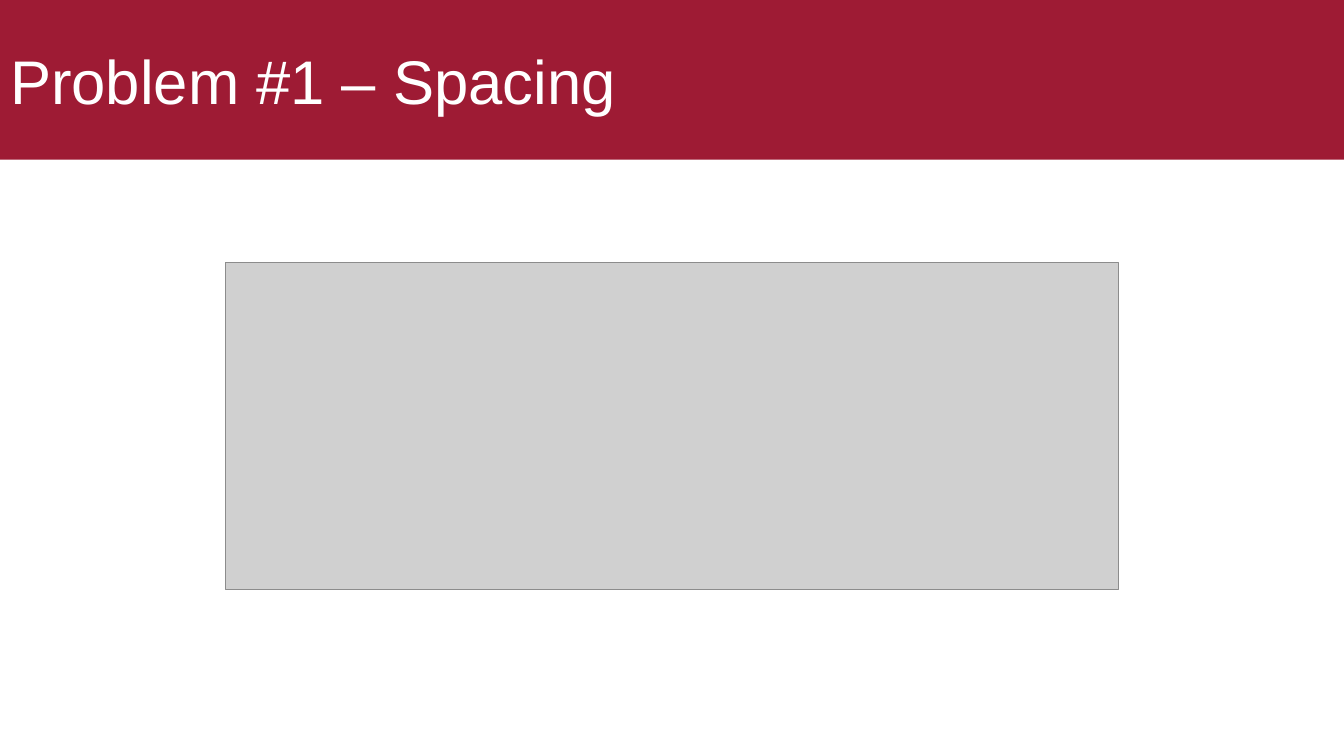
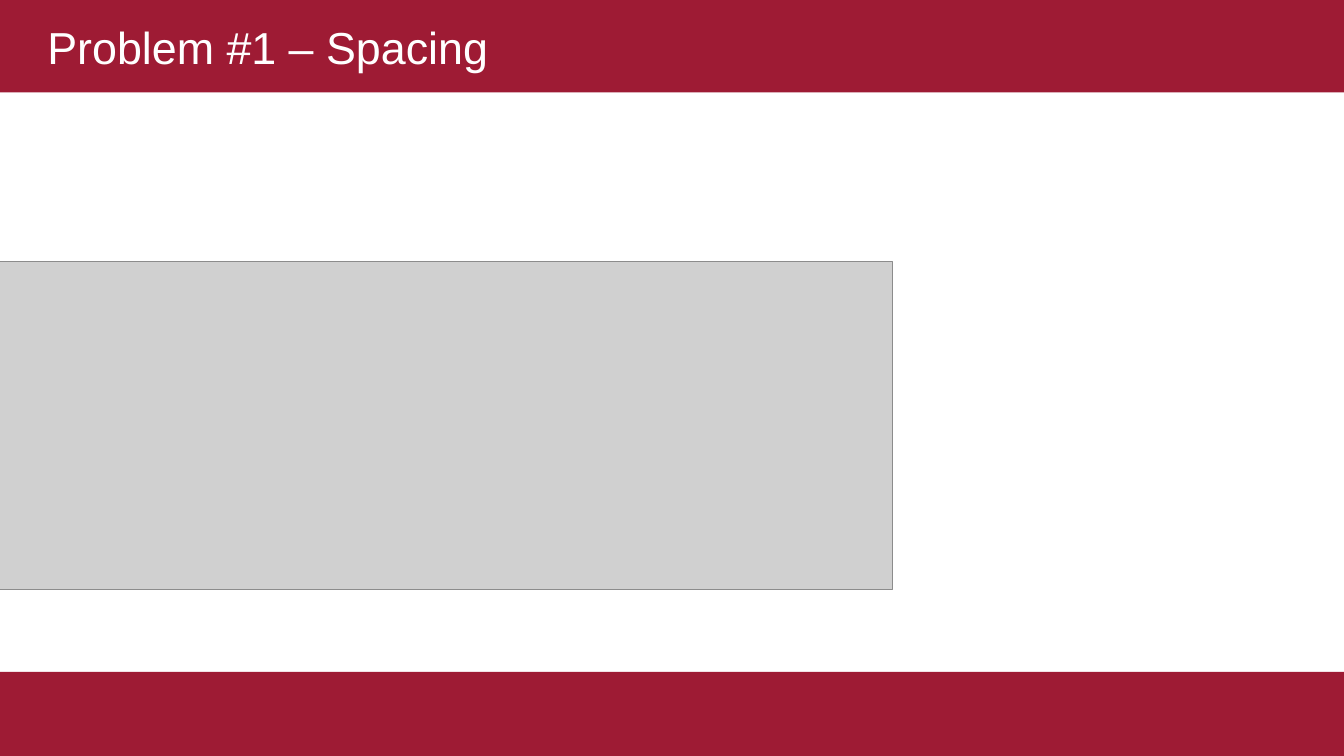
Before and after one commit to ekof-dss/teaching-samples-2021-22, a slide deck: slide 10 of presentations/03-02-css.ppt (slide 16 before the commit). Drawn at 1344x756 pixels with LibreOffice and Linux fonts; fonts in the diff are those of the drawing; grey boxes stand for pictures. Boxes give left, top, right and bottom in pixels: in the first picture for what was removed or moved away, otherwise in the second. Text is boxed around its words. In the diff, an @@ line names an element or a change of style, - is before the commit and + after.

```diff
--- a/presentations/03-02-css.ppt
+++ b/presentations/03-02-css.ppt
@@ title "Problem #1 – Spacing" resized from (x1=0, y1=0, x2=1344, y2=159) to (x1=0, y1=0, x2=1344, y2=93) @@
@@ title "Problem #1 – Spacing" at (x1=0, y1=0, x2=1344, y2=93): size 44 to 32 pt; indent changed @@
@@ picture moved from (x1=226, y1=262, x2=1118, y2=590) to (x1=0, y1=262, x2=892, y2=590) @@
@@ rectangle added at (x1=0, y1=673, x2=1344, y2=756), fill #9E1B34 @@
```
Also in this commit, not shown: 13 other slides changed, 2 slides added, 6 slides removed, 6 other files.
